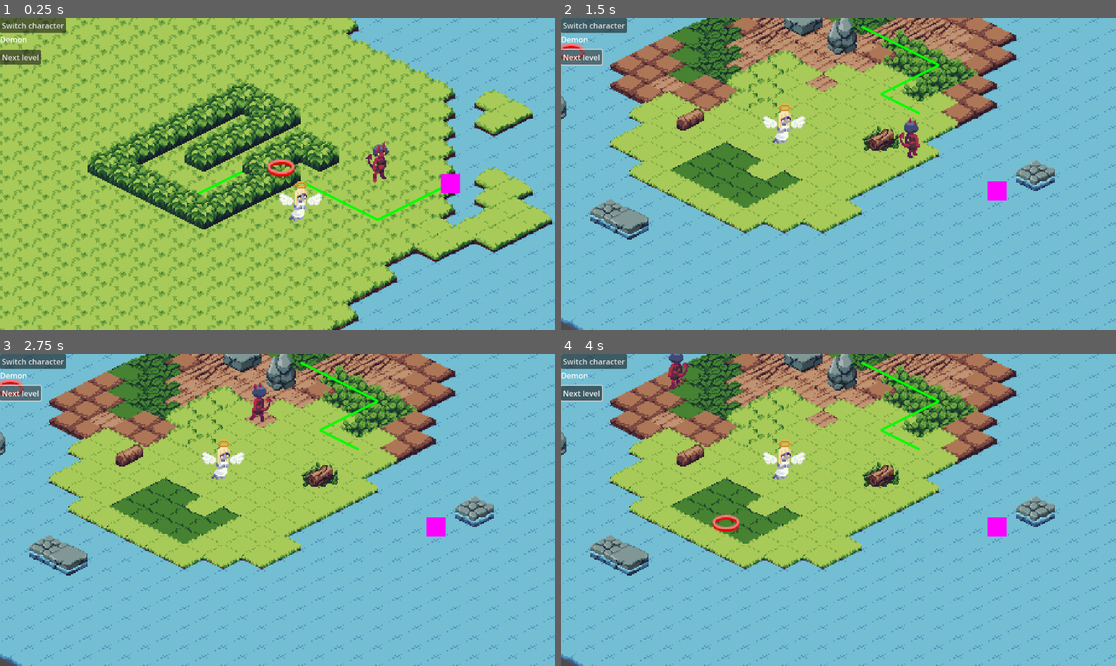
Above: before the commit, frames 1-4 (two rows, left to right).
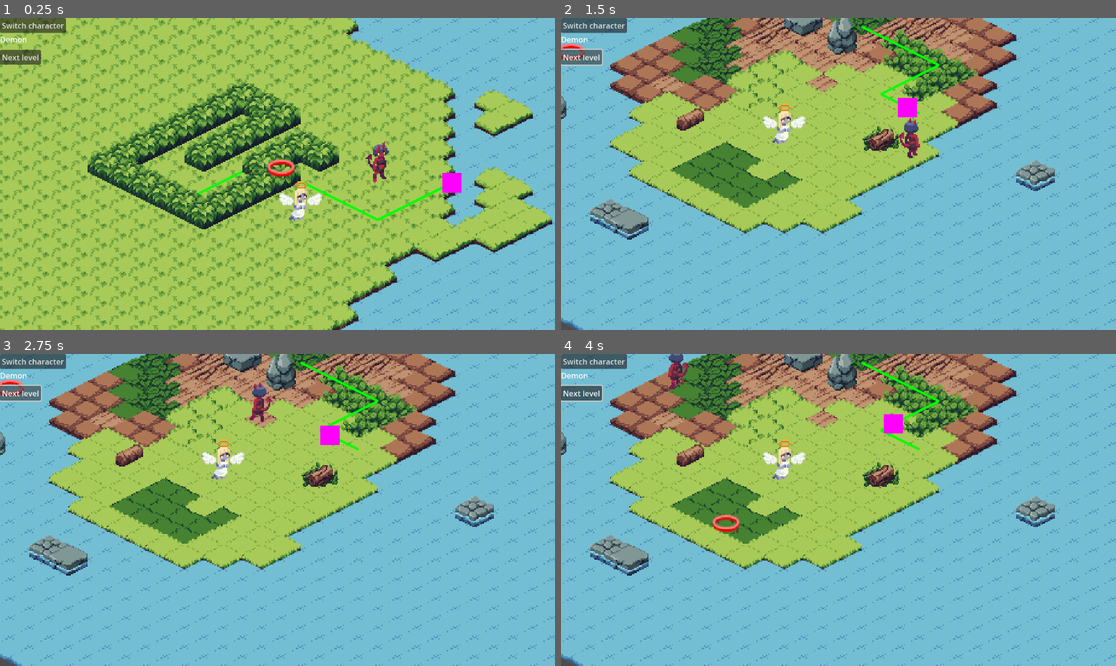
Above: after the commit, the same moments.

Repository: amdevcic/mashup-jam
Game: Godot game, scene res://Scenes/game.tscn
Same seed, same stepped clock (60 frames per second), same inputs: the game is played once before the commit and once after it.
Inputs (mouse positions are in pixels of both pictures, inside the frame that each line leads up to):
- Up to frame 1 (0.25 s): no input
- Up to frame 2 (1.5 s): click "Next level" at 0.5 s; click "Next level" at 1.25 s
- Up to frame 3 (2.75 s): click "Next level" at 2 s
- Up to frame 4 (4 s): tap Enter at 2.75 s; move the mouse to (960, 494) at 2.77 s; tap Shift at 2.85, 3.6 s; click (960, 494) at 2.92 s; move the mouse to (727, 525) at 3.52 s; click (727, 525) at 3.67 s

The runs differ from the first frame. In frame 1, less than 0.1% of the frame differs, in the area x 79-84%, y 49-57%; in frame 2, 0.4%; in frame 3, 0.4%; in frame 4, 0.5%, in the area x 58-81%, y 19-59%.

Commit message:
improve soul movement

Diff:
--- a/Scenes/soul.tscn
+++ b/Scenes/soul.tscn
@@ -15,3 +15,4 @@
 
 [node name="TilemapMovementComponent" type="Node" parent="."]
 script = ExtResource("2_mfqgu")
+speed = 0.2
--- a/Scripts/game.gd
+++ b/Scripts/game.gd
@@ -14,8 +14,7 @@
 func _ready():
 	loadLevel(currentLevelIndex)
 	characterLabel.text = GetActiveCharacter().name
-	$"Soul".initPath(level.soulPosition, level.soulPath)
-	$"Soul".beginMoving(level.ground)
+	$"Soul".movement.movementFinished.connect(winLevel)
 
 func GetActiveCharacter() -> Player:
 	return characters[activeCharacterIndex]
@@ -36,4 +35,8 @@
 	level = levels[index].instantiate() as Level
 	add_child(level)
 	level.initLevel(characters[0], characters[1], soul)
-	print(soul.position)
+	$"Soul".initPath(level.soulPosition, level.soulPath, level.ground)
+	$"Soul".beginMoving()
+
+func winLevel():
+	print("yippee")
--- a/Scripts/soul.gd
+++ b/Scripts/soul.gd
@@ -2,17 +2,22 @@
 
 @export var movement: TilemapMovement
 
-func beginMoving(level):
-	movement.moveOnMap(level)
+func beginMoving():
+	movement.start()
 
-func initPath(startPosition: Vector2i, path: Array[Vector2i]):
-	var newPath: Array[Vector2i]
+func initPath(startPosition: Vector2i, path: Array[Vector2i], tilemap: TileMapLayer):
+	var newPath: Array[Vector2]
 	var pos = startPosition
 	for delta: Vector2i in path:
-		var length = delta.length()
-		for i in range(length):
-			pos += delta/int(length)
-			newPath.append(pos)
+		pos += delta
+		newPath.append(tilemap.map_to_local(pos))
 
 	movement.currentTile = startPosition
 	movement.queueMovement(newPath)
+
+func _input(event):
+	if event is InputEventKey:
+		if event.pressed and event.keycode == KEY_SHIFT:
+			movement.speed = 1
+		elif event.is_released() and event.keycode == KEY_SHIFT:
+			movement.speed = 0.2
--- a/Scripts/tilemap_movement.gd
+++ b/Scripts/tilemap_movement.gd
@@ -3,19 +3,28 @@
 
 @export var speed: float
 
-var moveQueue: Array[Vector2i]
+var moveQueue: Array[Vector2]
 var currentTile: Vector2i
 
-var tilesize=Vector2i(32, 16)
+var moving: bool = false
 
-func moveOnMap(tilemap: TileMapLayer):
-    if moveQueue.size() == 0:
-        return
+signal movementFinished
 
-    var pos = moveQueue.pop_front()
-    var tween = create_tween().bind_node(get_parent())
-    tween.tween_property(get_parent(), "position", Vector2(tilemap.map_to_local(pos)), 1.0)
-    tween.tween_callback(moveOnMap.bind(tilemap))
+func _physics_process(_delta):
+	if !moving:
+		return
+	elif moveQueue.size() <= 0:
+		moving = false
+		emit_signal("movementFinished")
+	elif get_parent().global_position != moveQueue[0]:
+		get_parent().global_position = get_parent().global_position.move_toward(moveQueue[0], speed)
+	elif moveQueue.size() > 0: #next tile in list
+		moveQueue.pop_front()
 
-func queueMovement(tiles: Array[Vector2i]):
-    moveQueue = tiles
+
+
+func queueMovement(tiles: Array[Vector2]):
+	moveQueue = tiles
+
+func start():
+	moving = true
